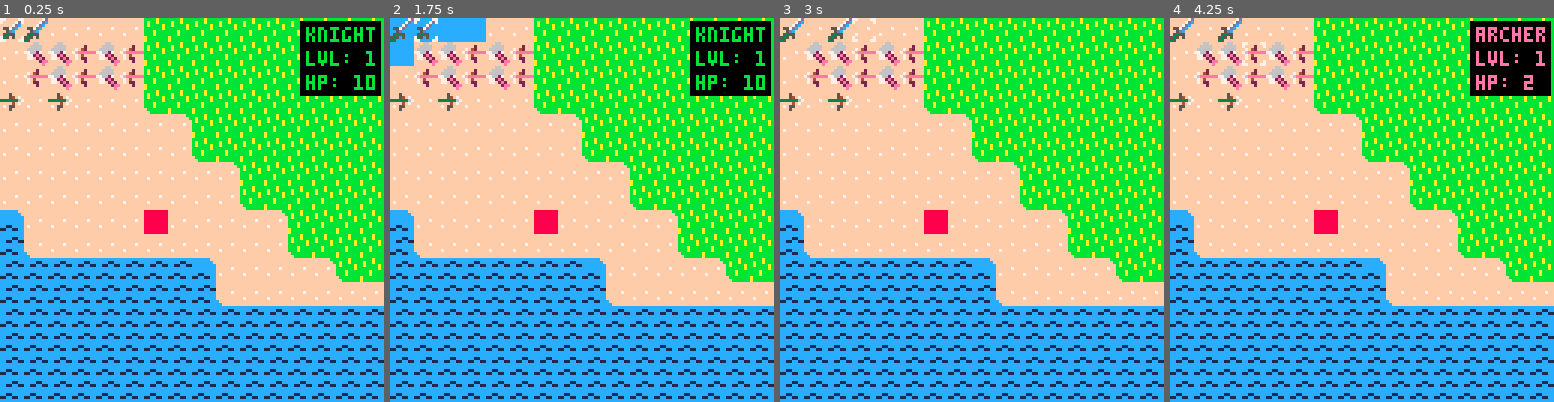
Above: before the commit, frames 1-4 (left to right).
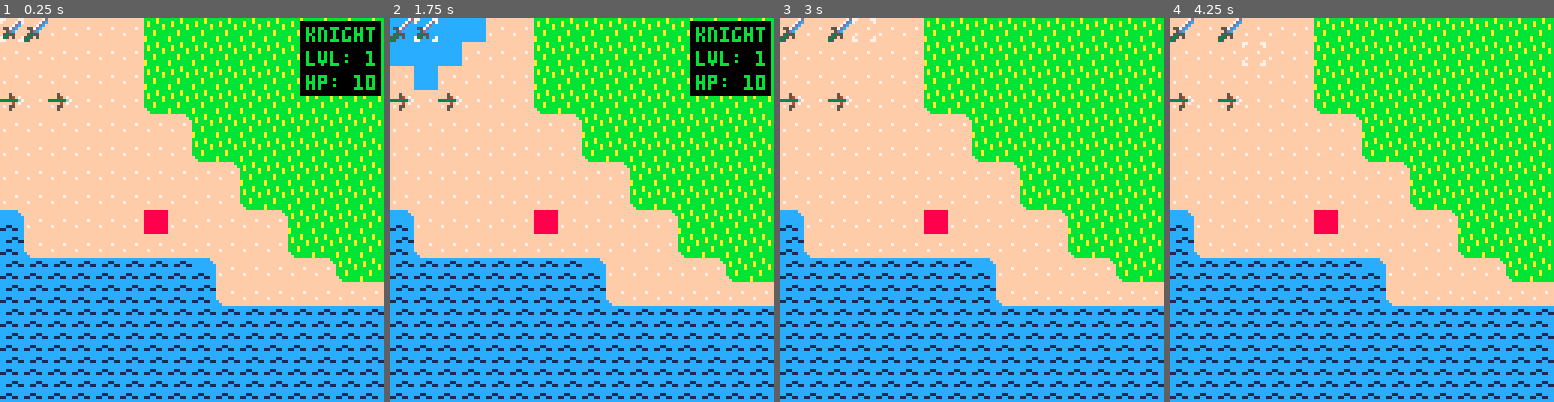
Above: after the commit, the same moments.

Repository: cstephen/PICO-8-Tactics
Game: PICO-8 cartridge tactics.p8
The game is run twice, just before and just after one commit, with the same random seed, the same clock (stepped at 60 frames per second) and the same inputs.
Inputs:
- Up to frame 1 (0.25 s): no input
- Up to frame 2 (1.75 s): tap X (X key) at 0.33, 1.07 s; tap O (Z key) at 0.7, 1.7 s; hold Right from 1.6 s (still down)
- Up to frame 3 (3 s): tap X (X key) at 1.85, 2.97 s; release Right at 2.1 s; tap O (Z key) at 2.1, 2.5, 2.9 s; hold Up 2.15-2.42 s; hold Right from 2.47 s (still down)
- Up to frame 4 (4.25 s): release Right at 3.03 s; hold Left 3.08-3.58 s; tap O (Z key) at 3.3, 3.7, 4.1 s; hold Down 3.63-3.97 s; hold Right from 4.02 s (still down); tap X (X key) at 4.08 s

The runs differ from the first frame. In frame 1, 1.4% of the frame differs, in the area x 6-38%, y 6-19%; in frame 2, 2.1%; in frame 3, 1.4%; in frame 4, 5.5%, in the area x 6-100%, y 0-21%.

Commit message:
Portals now spawn enemies.

Diff:
--- a/tactics.p8
+++ b/tactics.p8
@@ -18,6 +18,7 @@
 g_spaces = nil
 
 g_portals = {}
+g_portaltimer = 0
 
 g_units = {
   good = {},
@@ -127,19 +128,12 @@
   add(g_units.good, createunit(g_archer, 1, "good", 18, 3))
   add(g_units.good, createunit(g_knight, 1, "good", 19, 0))
   add(g_units.good, createunit(g_archer, 1, "good", 20, 3))
-  add(g_units.evil, createunit(g_dwarf, 1, "evil", 19, 1))
-  add(g_units.evil, createunit(g_archer, 1, "evil", 19, 2))
-  add(g_units.evil, createunit(g_dwarf, 1, "evil", 20, 1))
-  add(g_units.evil, createunit(g_dwarf, 1, "evil", 20, 2))
-  add(g_units.evil, createunit(g_archer, 1, "evil", 21, 1))
-  add(g_units.evil, createunit(g_archer, 1, "evil", 21, 2))
-  add(g_units.evil, createunit(g_dwarf, 1, "evil", 22, 1))
-  add(g_units.evil, createunit(g_dwarf, 1, "evil", 22, 2))
-  add(g_units.evil, createunit(g_archer, 1, "evil", 23, 2))
-  add(g_units.evil, createunit(g_archer, 1, "evil", 23, 1))
+  add(g_units.evil, createunit(g_dwarf, 1, "evil", 28, 16))
 end
 
 function _update()
+  portalspawn()
+
   if g_playerturn == true then
     playerturn()
   else
@@ -682,6 +676,7 @@
     if g_turnover == true then
       g_playerturn = false
       g_friendlymoving = false
+      g_portaltimer += 1
 
       for unit in all(g_units.evil) do
         unit.actionover = false
@@ -717,6 +712,17 @@
     y = y
   })
   g_typemask[x][y] = "portal"
+end
+
+function portalspawn()
+  for portal in all(g_portals) do
+    if g_portaltimer == 2 then
+      local xspawn = portal.x + flr(rnd(2)) - 1
+      local yspawn = portal.y + flr(rnd(2)) - 1
+      add(g_units.evil, createunit(g_dwarf, 1, "evil", xspawn, yspawn))
+      g_portaltimer = 0
+    end
+  end
 end
 
 function createunit(base, level, alignment, x, y)
